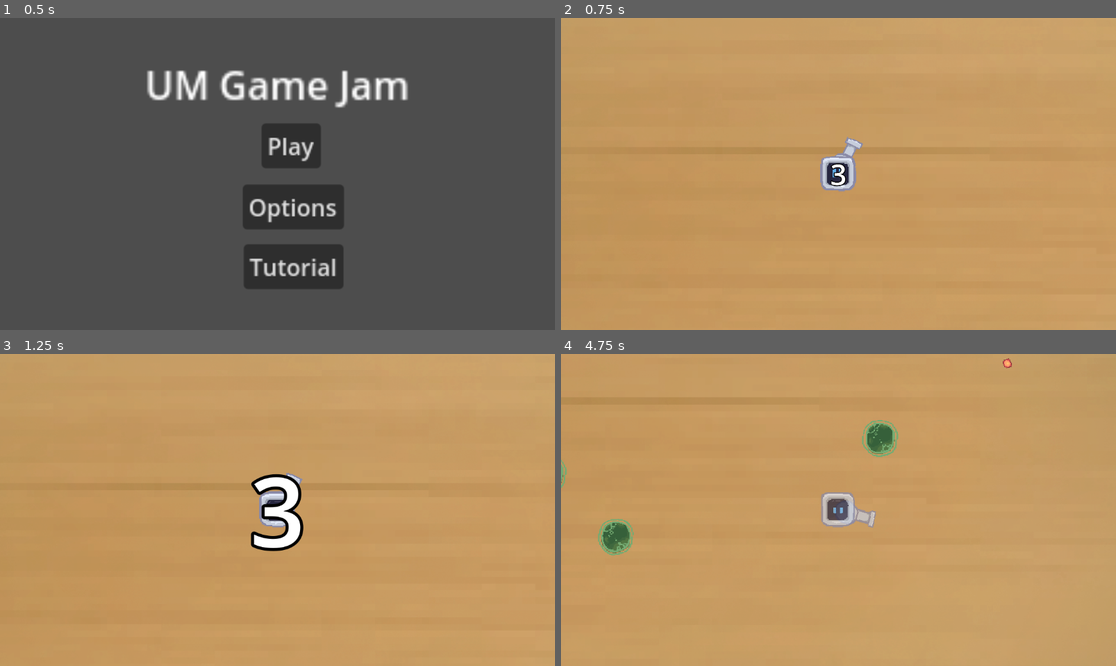
Above: before the commit, frames 1-4 (two rows, left to right).
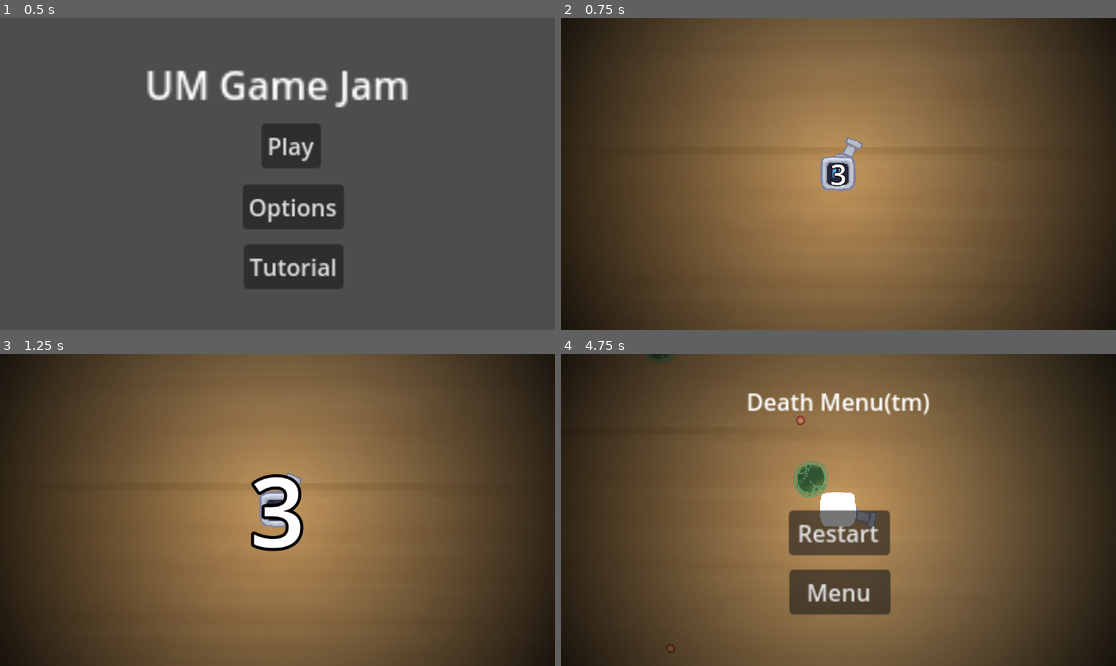
Above: after the commit, the same moments.

Repository: kaminaryu/um-gamejam
Game: Godot game, scene res://src/scenes/main_menu.tscn
The game is run twice, just before and just after one commit, with the same random seed, the same clock (stepped at 60 frames per second) and the same inputs.
Inputs (mouse positions are in pixels of both pictures, inside the frame that each line leads up to):
- Up to frame 1 (0.5 s): no input
- Up to frame 2 (0.75 s): click "Play" at 0.5 s
- Up to frame 3 (1.25 s): no input
- Up to frame 4 (4.75 s): tap Enter at 1.25 s; move the mouse to (960, 494) at 1.27 s; hold D (move_right) 1.28-2 s; tap Shift (dash) at 1.35, 3.05, 4.55 s; click (960, 494) at 1.42 s; drag from (727, 525) to (810, 572) at 2.02 s; move the mouse to (894, 441) at 2.77 s; press the mouse at (894, 441) at 2.78 s; hold D (move_right) 2.78-3.5 s; release the mouse at (894, 441) at 3.5 s; drag from (810, 572) to (672, 463) at 3.52 s; move the mouse to (1005, 556) at 4.27 s; hold A (move_left) from 4.28 s (still down); tap F at 4.35 s

Frame 1 is identical in both runs. In frame 2, 96% of the frame differs, in the area x 0-100%, y 0-100%; in frame 3, 96%; in frame 4, 99%.

Commit message:
Added Music Controller and Fixed Smth
Music Player Controller;  Can no longer pause when starting counting down;

Diff:
--- /dev/null
+++ b/default_bus_layout.tres
@@ -0,0 +1,15 @@
+[gd_resource type="AudioBusLayout" format=3 uid="uid://bjp1d3blguic2"]
+
+[resource]
+bus/1/name = &"Music"
+bus/1/solo = false
+bus/1/mute = false
+bus/1/bypass_fx = false
+bus/1/volume_db = 0.0
+bus/1/send = &"Master"
+bus/2/name = &"SFX"
+bus/2/solo = false
+bus/2/mute = false
+bus/2/bypass_fx = false
+bus/2/volume_db = 0.0
+bus/2/send = &"Master"
--- a/project.godot
+++ b/project.godot
@@ -19,6 +19,8 @@
 
 WaveHandler="*res://src/autoloads/wave_handler.gd"
 GameMaster="*res://src/autoloads/game_master.gd"
+MusicPlayer="*res://src/autoloads/music_player.gd"
+SfxPlayer="*res://src/autoloads/sfx_player.gd"
 
 [display]
 
--- a/src/autoloads/game_master.gd
+++ b/src/autoloads/game_master.gd
@@ -45,6 +45,8 @@
     get_tree().paused = true
     get_tree().root.add_child(death_menu)
 
+    MusicPlayer.switch_to_track("Gameover")
+
 
 func _input(event: InputEvent) -> void :
      if (event.is_action_pressed("pause_game")) :
--- /dev/null
+++ b/src/autoloads/music_player.gd
@@ -0,0 +1,26 @@
+extends Node
+
+@onready var music_player := AudioStreamPlayer.new()
+
+const MUSICS = {
+    "Gameplay": preload("res://assets/soundtracks/Bouncing Pyramids.wav"),
+    "Gameover": preload("res://assets/soundtracks/You Lost.wav"),
+}
+
+func _ready() -> void :
+    add_child(music_player)
+    # this is a stringID type shit, instead of checking chars one by one, each string have ID
+    # yk.... LIKE A POINTER
+    music_player.bus = &"Music"
+
+func switch_to_track(name: String) -> void :
+    if not MUSICS.has(name) :
+        push_error("Music Doesnt Exist")
+        return
+
+    var music_asset = MUSICS[name]
+    if music_player.stream == music_asset and music_player.playing :
+        return
+
+    music_player.stream = music_asset
+    music_player.play()
--- /dev/null
+++ b/src/autoloads/sfx_player.gd
@@ -0,0 +1 @@
+extends Node
--- a/src/player/player.gd
+++ b/src/player/player.gd
@@ -1,6 +1,6 @@
 extends CharacterBody2D
 
-const MAX_HEALTH := 100
+const MAX_HEALTH := 10
 const SPEED := 200
 const DASH_MULTIPLIER := 3
 
@@ -14,107 +14,107 @@
 
 
 func _ready():
-	current_health = MAX_HEALTH
+    current_health = MAX_HEALTH
 
-	$IFrames.finished_iframe.connect(_on_finished_iframe)
+    $IFrames.finished_iframe.connect(_on_finished_iframe)
 
 
 func _physics_process(delta: float) -> void:
-	# 1. Bleed off knockback velocity every frame
-	knockback_velocity = knockback_velocity.lerp(Vector2.ZERO, rebound_friction * delta)
-	handle_movement(delta)
+    # 1. Bleed off knockback velocity every frame
+    knockback_velocity = knockback_velocity.lerp(Vector2.ZERO, rebound_friction * delta)
+    handle_movement(delta)
 
 func handle_movement(delta: float) -> void:
-	var direction := Vector2.ZERO
+    var direction := Vector2.ZERO
 
-	if (Input.is_action_pressed("move_up")):
-		direction.y += -1
-	if (Input.is_action_pressed("move_left")):
-		direction.x += -1
-	if (Input.is_action_pressed("move_down")):
-		direction.y += 1
-	if (Input.is_action_pressed("move_right")):
-		direction.x += 1
+    if (Input.is_action_pressed("move_up")):
+        direction.y += -1
+    if (Input.is_action_pressed("move_left")):
+        direction.x += -1
+    if (Input.is_action_pressed("move_down")):
+        direction.y += 1
+    if (Input.is_action_pressed("move_right")):
+        direction.x += 1
 
-	# 2. Combine normal movement with knockback
-	var move_velocity = direction.normalized() * SPEED * dash_mult
-	velocity = move_velocity + knockback_velocity
+    # 2. Combine normal movement with knockback
+    var move_velocity = direction.normalized() * SPEED * dash_mult
+    velocity = move_velocity + knockback_velocity
 
-	move_and_slide()
+    move_and_slide()
 
-	# 3. Check if we bumped into an enemy
-	_check_rebound()
+    # 3. Check if we bumped into an enemy
+    _check_rebound()
 
 
 func _check_rebound():
-	for i in get_slide_collision_count():
-		var collision = get_slide_collision(i)
-		var collider = collision.get_collider()
+    for i in get_slide_collision_count():
+        var collision = get_slide_collision(i)
+        var collider = collision.get_collider()
 
-		# Make sure your enemies are in a group called "enemies"
-		if collider.is_in_group("Enemy"):
-			# Calculate direction AWAY from the enemy
-			var bounce_dir = collider.global_position.direction_to(global_position)
+        # Make sure your enemies are in a group called "enemies"
+        if collider.is_in_group("Enemy"):
+            # Calculate direction AWAY from the enemy
+            var bounce_dir = collider.global_position.direction_to(global_position)
 
-			# Apply the knockback force
-			knockback_velocity = bounce_dir * rebound_strength
+            # Apply the knockback force
+            knockback_velocity = bounce_dir * rebound_strength
 
-			# Optional: nudge position to prevent "sticking"
-			global_position += bounce_dir * 3.0
+            # Optional: nudge position to prevent "sticking"
+            global_position += bounce_dir * 3.0
 
 # Inside your Player script
 
 func apply_knockback(from_position: Vector2) -> void:
-	if (_is_invincible) :
-		return
+    if (_is_invincible) :
+        return
 
-	# Calculate direction from the enemy to the player
-	var push_dir = from_position.direction_to(global_position)
+    # Calculate direction from the enemy to the player
+    var push_dir = from_position.direction_to(global_position)
 
-	# Set the knockback_velocity (the variable used in your handle_movement)
-	knockback_velocity = push_dir * rebound_strength
+    # Set the knockback_velocity (the variable used in your handle_movement)
+    knockback_velocity = push_dir * rebound_strength
 
 
 func take_damage(dmg: int):
-	if (_is_invincible) :
-		return
+    if (_is_invincible) :
+        return
 
-	$IFrames.apply_iframe()
-	$PassiveHealing.stop_healing()
-	_is_invincible = true
+    $IFrames.apply_iframe()
+    $PassiveHealing.stop_healing()
+    _is_invincible = true
 
-	current_health -= dmg
+    current_health -= dmg
 
-	print("taking damage: ", current_health)
+    print("taking damage: ", current_health)
 
-	var sprite = $Sprite2D
-	var tween = create_tween()
+    var sprite = $Sprite2D
+    var tween = create_tween()
 
-	sprite.modulate = Color(10,10,10)
+    sprite.modulate = Color(10,10,10)
 
-	tween.tween_property(sprite, "modulate", Color.WHITE, 0.2)\
-		.set_trans(Tween.TRANS_SINE)\
-		.set_ease(Tween.EASE_IN_OUT)
+    tween.tween_property(sprite, "modulate", Color.WHITE, 0.2)\
+        .set_trans(Tween.TRANS_SINE)\
+        .set_ease(Tween.EASE_IN_OUT)
 
-	if current_health <= 0:
-		GameMaster.player_death()
+    if current_health <= 0:
+        GameMaster.player_death()
 
 
 func die():
-	death.emit()
-	queue_free()
+    death.emit()
+    queue_free()
 
 
 func heal() -> void :
-	var delta_health = randi_range(3, 5)
-	current_health += delta_health
-	current_health = min(current_health, MAX_HEALTH)
-	print("Healing (", delta_health, "): ", current_health)
+    var delta_health = randi_range(3, 5)
+    current_health += delta_health
+    current_health = min(current_health, MAX_HEALTH)
+    print("Healing (", delta_health, "): ", current_health)
 
 
 func _on_finished_iframe() -> void :
-	_is_invincible = false
-	$PassiveHealing.init_healing()
+    _is_invincible = false
+    $PassiveHealing.init_healing()
 
 
 signal death
--- a/src/scenes/label.gd
+++ b/src/scenes/label.gd
@@ -3,45 +3,47 @@
 var audio: AudioStreamPlayer
 
 func _ready() -> void:
-	audio = $"../../AudioStreamPlayer"
-	audio.volume_db = -10
-	WaveHandler.increased_wave.connect(_on_wave_increased)
-	# Start the very first sequence
-	if WaveHandler.wave_number == 1:
-		run_opening_sequence()
-	else:
-		_on_wave_increased()
+    WaveHandler.increased_wave.connect(_on_wave_increased)
+    # Start the very first sequence
+    if WaveHandler.wave_number == 1:
+        run_opening_sequence()
+    else:
+        _on_wave_increased()
 
 func run_opening_sequence():
-	visible = true
-	# Standard 3, 2, 1, GO loop
-	for i in range(3, 0, -1):
-		display_text(str(i))
-		await get_tree().create_timer(1).timeout
-	display_text("GO!")
-	await get_tree().create_timer(1).timeout
+    # dont allow player to pause here
+    #GameMaster.is_ingame = false
 
-	WaveHandler.start_wave()
-	visible = false
-	audio.volume_db = 0
+    visible = true
+    # Standard 3, 2, 1, GO loop
+    for i in range(3, 0, -1):
+        display_text(str(i))
+        await get_tree().create_timer(1).timeout
+    display_text("GO!")
+    await get_tree().create_timer(1).timeout
+
+    WaveHandler.start_wave()
+    visible = false
+
+    GameMaster.is_ingame = true
 
 func _on_wave_increased() -> void:
-	# This handles Wave 2, 3, etc.
-	if WaveHandler.wave_number > 1:
-		visible = true
-		display_text("WAVE " + str(WaveHandler.wave_number))
+    # This handles Wave 2, 3, etc.
+    if WaveHandler.wave_number > 1:
+        visible = true
+        display_text("WAVE " + str(WaveHandler.wave_number))
 
-		# Show it for a moment
-		await get_tree().create_timer(1.5).timeout
+        # Show it for a moment
+        await get_tree().create_timer(1.5).timeout
 
-		# Start the wave immediately after announcement
-		WaveHandler.start_wave()
-		visible = false
+        # Start the wave immediately after announcement
+        WaveHandler.start_wave()
+        visible = false
 
 # Helper function to handle the "Pop" animation so we don't repeat code
 func display_text(new_text: String):
-	text = new_text
-	pivot_offset = size / 2
-	scale = Vector2.ZERO
-	var tween = create_tween()
-	tween.tween_property(self, "scale", Vector2.ONE, 0.5).set_trans(Tween.TRANS_SINE)
+    text = new_text
+    pivot_offset = size / 2
+    scale = Vector2.ZERO
+    var tween = create_tween()
+    tween.tween_property(self, "scale", Vector2.ONE, 0.5).set_trans(Tween.TRANS_SINE)
--- /dev/null
+++ b/src/scenes/main.gd
@@ -0,0 +1,5 @@
+extends Node2D
+
+func _ready() -> void :
+    MusicPlayer.switch_to_track("Gameplay")
+    #GameMaster.is_ingame = true
--- a/src/scenes/main.tscn
+++ b/src/scenes/main.tscn
@@ -2,9 +2,9 @@
 
 [ext_resource type="Texture2D" uid="uid://cy7aus3c4hx1y" path="res://assets/background.png" id="1_32aa5"]
 [ext_resource type="PackedScene" uid="uid://c8qw7ykpxrqo0" path="res://src/player/player.tscn" id="1_kkvs4"]
+[ext_resource type="Script" uid="uid://boauqk60dp5qt" path="res://src/scenes/main.gd" id="1_o81g6"]
 [ext_resource type="Script" uid="uid://cs7sfdx31skay" path="res://src/enemy/enemy_spawner/enemy_spawner.gd" id="3_2lg1k"]
 [ext_resource type="Script" uid="uid://dgf1y4mtvsmce" path="res://src/scenes/label.gd" id="4_5dlwx"]
-[ext_resource type="AudioStream" uid="uid://tx41g51uogee" path="res://assets/soundtracks/Bouncing Pyramids.wav" id="5_o81g6"]
 
 [sub_resource type="LabelSettings" id="LabelSettings_5dlwx"]
 font_size = 200
@@ -12,6 +12,7 @@
 outline_color = Color(0, 0, 0, 1)
 
 [node name="Main" type="Node2D"]
+script = ExtResource("1_o81g6")
 
 [node name="Sprite2D" type="Sprite2D" parent="."]
 z_index = -5
@@ -30,7 +31,6 @@
 metadata/_edit_lock_ = true
 
 [node name="CanvasModulate" type="CanvasModulate" parent="."]
-visible = false
 color = Color(0, 0, 0, 1)
 
 [node name="EnemySpawner" type="Marker2D" parent="."]
@@ -48,7 +48,3 @@
 horizontal_alignment = 1
 vertical_alignment = 1
 script = ExtResource("4_5dlwx")
-
-[node name="AudioStreamPlayer" type="AudioStreamPlayer" parent="."]
-stream = ExtResource("5_o81g6")
-autoplay = true
--- a/src/scenes/main_menu.gd
+++ b/src/scenes/main_menu.gd
@@ -3,4 +3,3 @@
 
 func _on_play_button_pressed() -> void:
     get_tree().change_scene_to_file("res://src/scenes/main.tscn")
-    GameMaster.is_ingame = true
Not shown, added: src/autoloads/music_player.gd.uid
Not shown, added: src/autoloads/sfx_player.gd.uid
Not shown, added: src/scenes/main.gd.uid
